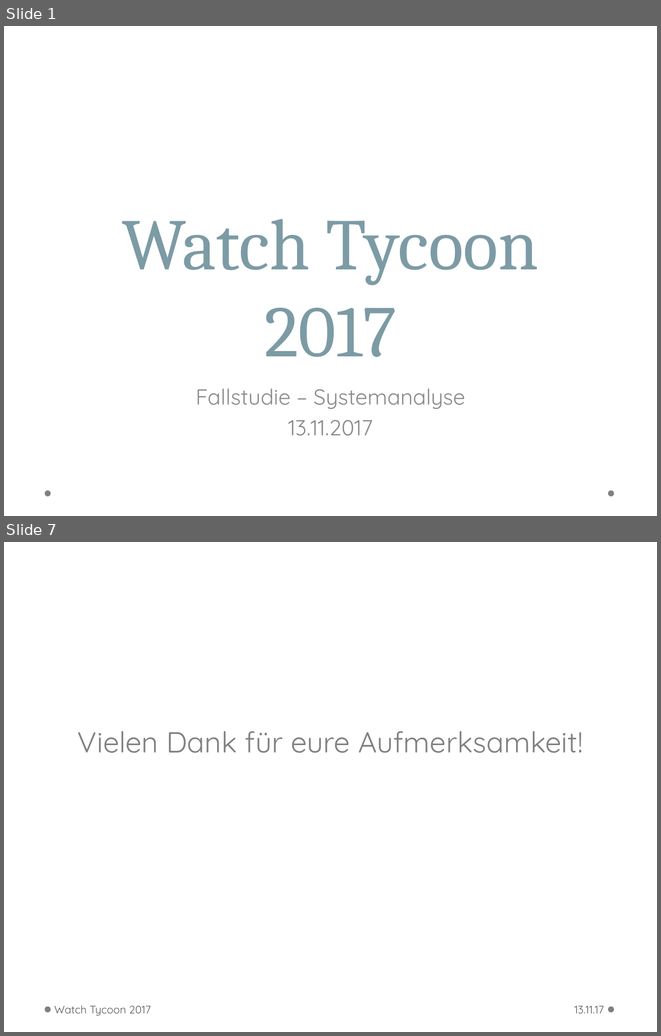
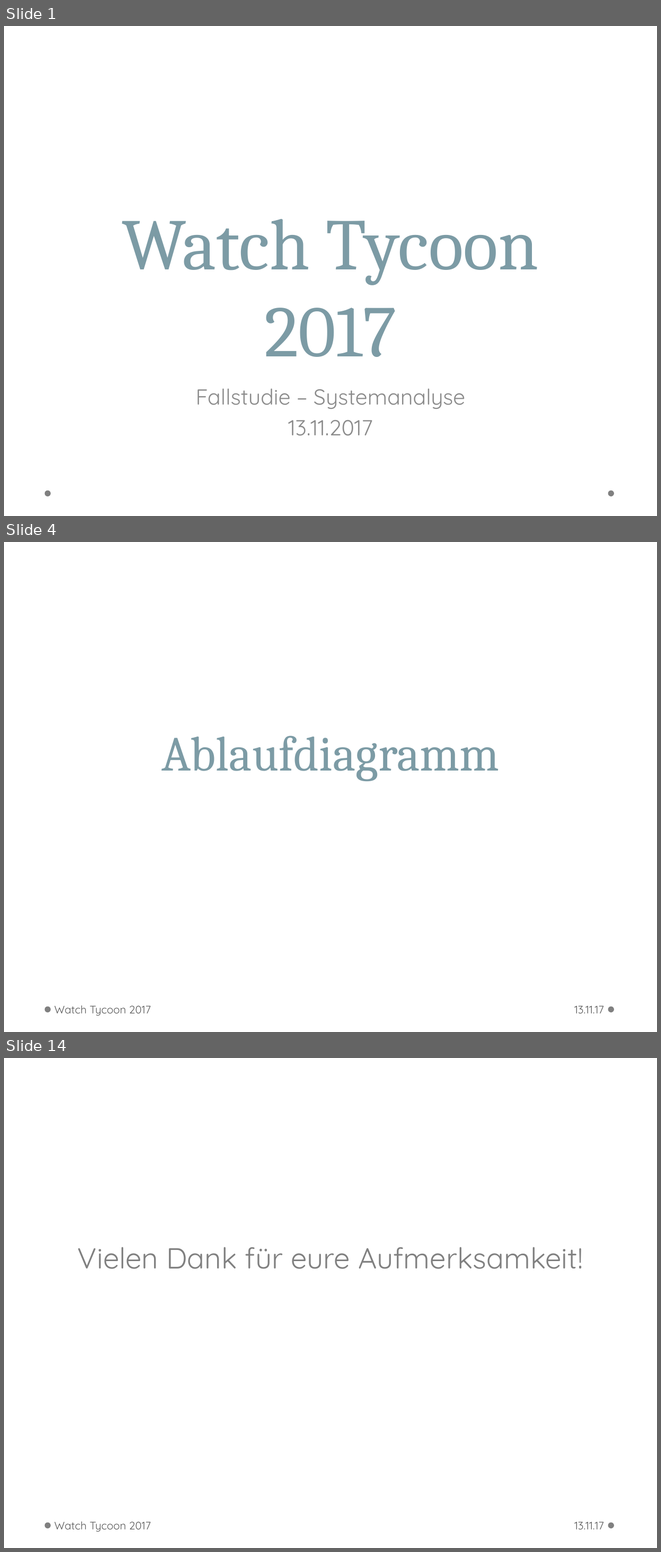
Before and after one commit to WWI16SEAFallstudie/Unternehmenssimulation, a slide deck: doc/fallstudie_präsentation.pptx. Shown one above the other, each under a label of ours: slides 1 and 7 before the commit, slides 1, 4 and 14 after it; the slides between them are not shown. The pictures are 661x1036 and 661x1552 pixels, drawn with LibreOffice and Linux fonts; fonts in the diff are those of the drawing; background and template pictures are left out. Boxes give left, top, right and bottom in pixels: in the first picture for what was removed or moved away, otherwise in the second. Text is boxed around its words. In the diff, an @@ line names an element or a change of style, - is before the commit and + after.

```diff
--- a/doc/fallstudie_präsentation.pptx
+++ b/doc/fallstudie_präsentation.pptx
@@ slide 4 added at (4,542,657,1032), background picture (left out); not listed: 2 template elements that a slide beside it also shows @@
@@ title added at (161,735,500,781), 54 pt, text #7C9BA5 @@
+Ablaufdiagramm
@@ text added at (54,1005,151,1015), 12 pt, text #595959 @@
+Watch Tycoon 2017
@@ text added at (574,1005,604,1013), 12 pt, text #595959 @@
+13.11.17
@@ what was slide 7 is now slide 14 @@
```
Also in this commit, not shown: 5 slides changed, 6 other slides added.
